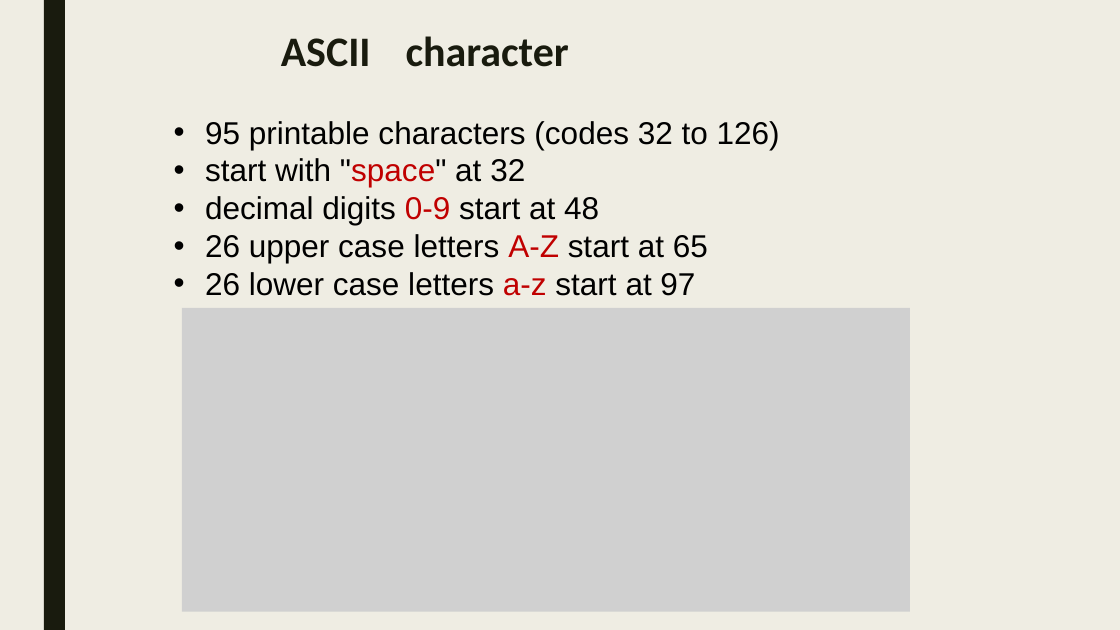
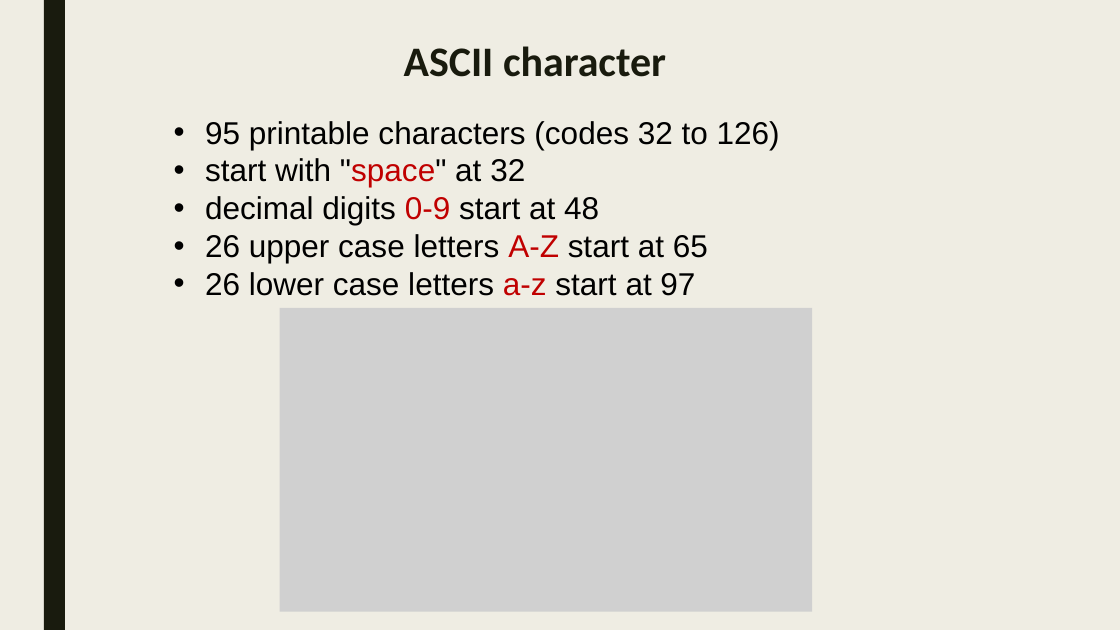
Before and after one commit to sayyidkhan/web_intro_2022, a slide deck: slide 10 of ppt/3_Logic Algo.pptx (slide 8 before the commit). Drawn at 1120x630 pixels with LibreOffice and Linux fonts; fonts in the diff are those of the drawing; grey boxes stand for pictures. Boxes give left, top, right and bottom in pixels: in the first picture for what was removed or moved away, otherwise in the second. Text is boxed around its words. In the diff, an @@ line names an element or a change of style, - is before the commit and + after.

```diff
--- a/ppt/3_Logic Algo.pptx
+++ b/ppt/3_Logic Algo.pptx
@@ title "ASCII character" rewrapped from <box>281,36,569,67</box> to <box>404,46,666,77</box> @@
@@ picture: place and size @@
-picture at <box>182,308,911,612</box>
+picture at <box>280,308,812,612</box>
```
Also in this commit, not shown: 7 other slides changed, 3 slides added, 44 slides removed, 7 other files.
